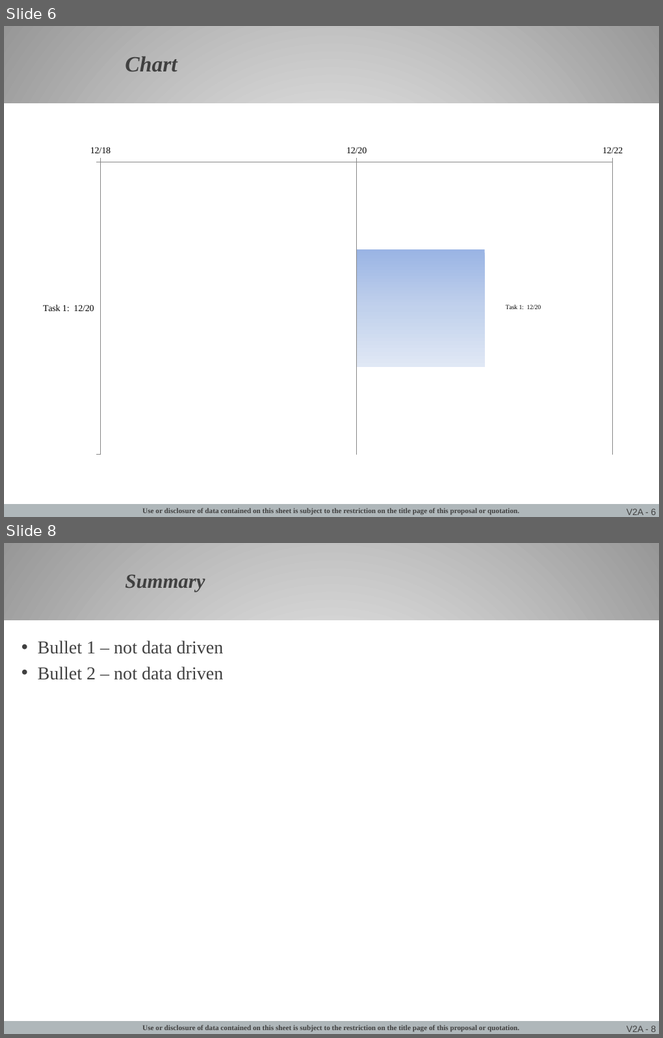
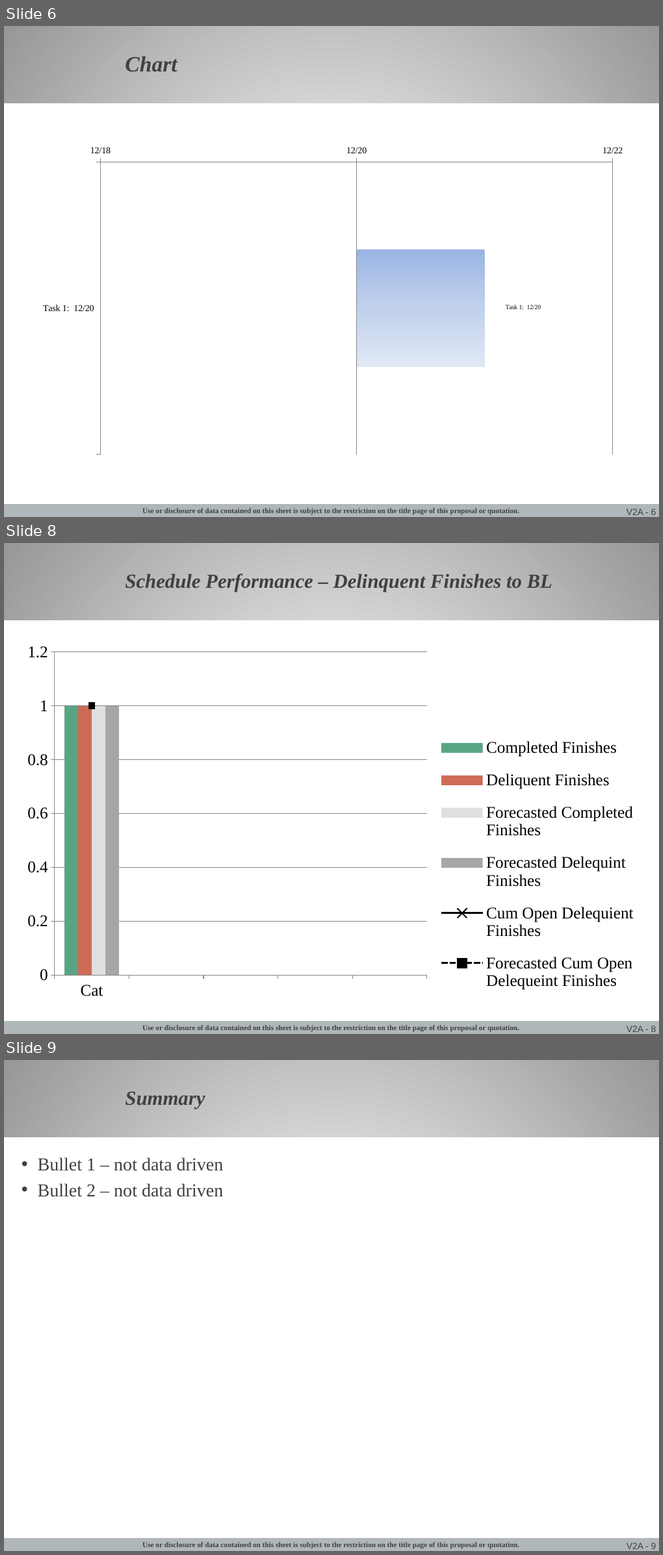
Before and after one commit to jgoodso2/PMMP, a slide deck: PMMPresentation/Modules/Templates/PMM Template.pptx. Shown one above the other, each under a label of ours: slides 6 and 8 before the commit, slides 6, 8 and 9 after it; the slides between them are not shown. The pictures are 663x1038 and 663x1555 pixels, drawn with LibreOffice and Linux fonts; fonts in the diff are those of the drawing; background and template pictures are left out. Boxes give left, top, right and bottom in pixels: in the first picture for what was removed or moved away, otherwise in the second. Text is boxed around its words. In the diff, an @@ line names an element or a change of style, - is before the commit and + after.

Commit message:
Completed Finishes Slide included

```diff
--- a/PMMPresentation/Modules/Templates/PMM Template.pptx
+++ b/PMMPresentation/Modules/Templates/PMM Template.pptx
@@ slide 8 added at (x1=4, y1=543, x2=659, y2=1034), background gradient #FFFFFF to #979797; not listed: 4 template elements that a slide beside it also shows @@
@@ title added at (x1=125, y1=574, x2=553, y2=592), 22 pt, text #404040, bold, italic @@
+Schedule Performance – Delinquent Finishes to BL
@@ column chart added at (x1=15, y1=636, x2=649, y2=1008) @@
+categories: Cat
+Completed Finishes: 1, -, -, -, -
+Deliquent Finishes: 1, -, -, -, -
+Forecasted Completed Finishes: 1, -, -, -, -
+Forecasted Delequint Finishes: 1, -, -, -, -
+Cum Open Delequient Finishes: 1, -, -, -, -
+Forecasted Cum Open Delequeint Finishes: 1, -, -, -, -
@@ what was slide 8 is now slide 9 @@
```
Also in this commit, not shown: 1 slide changed, 23 other files.
